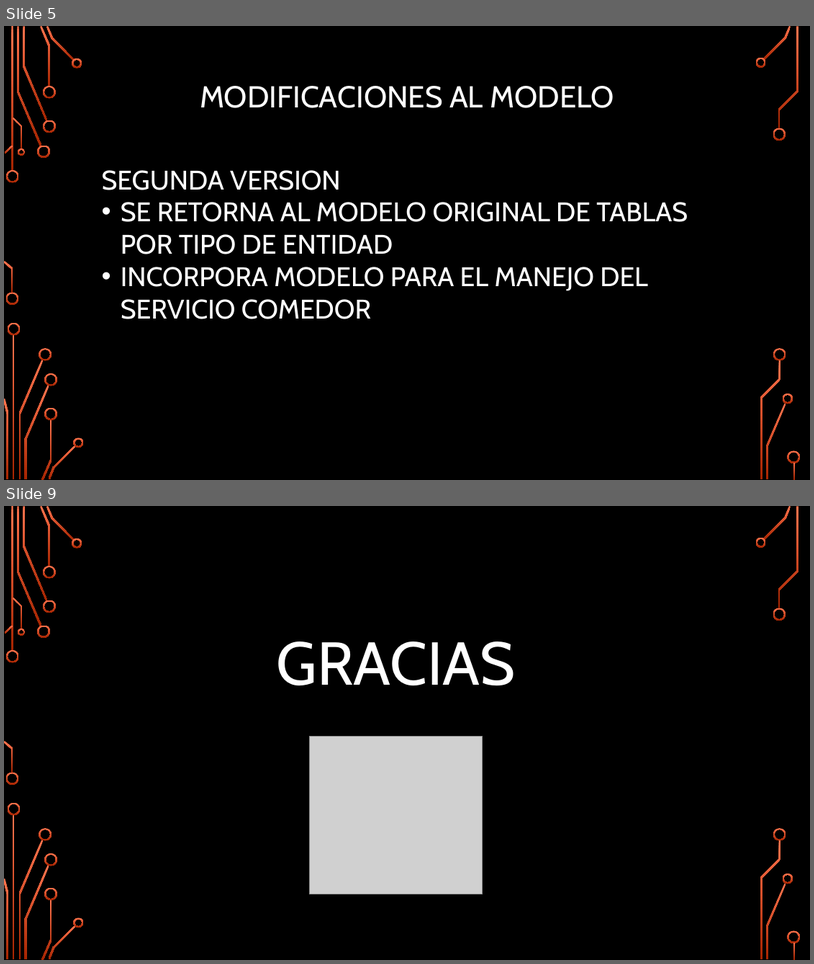
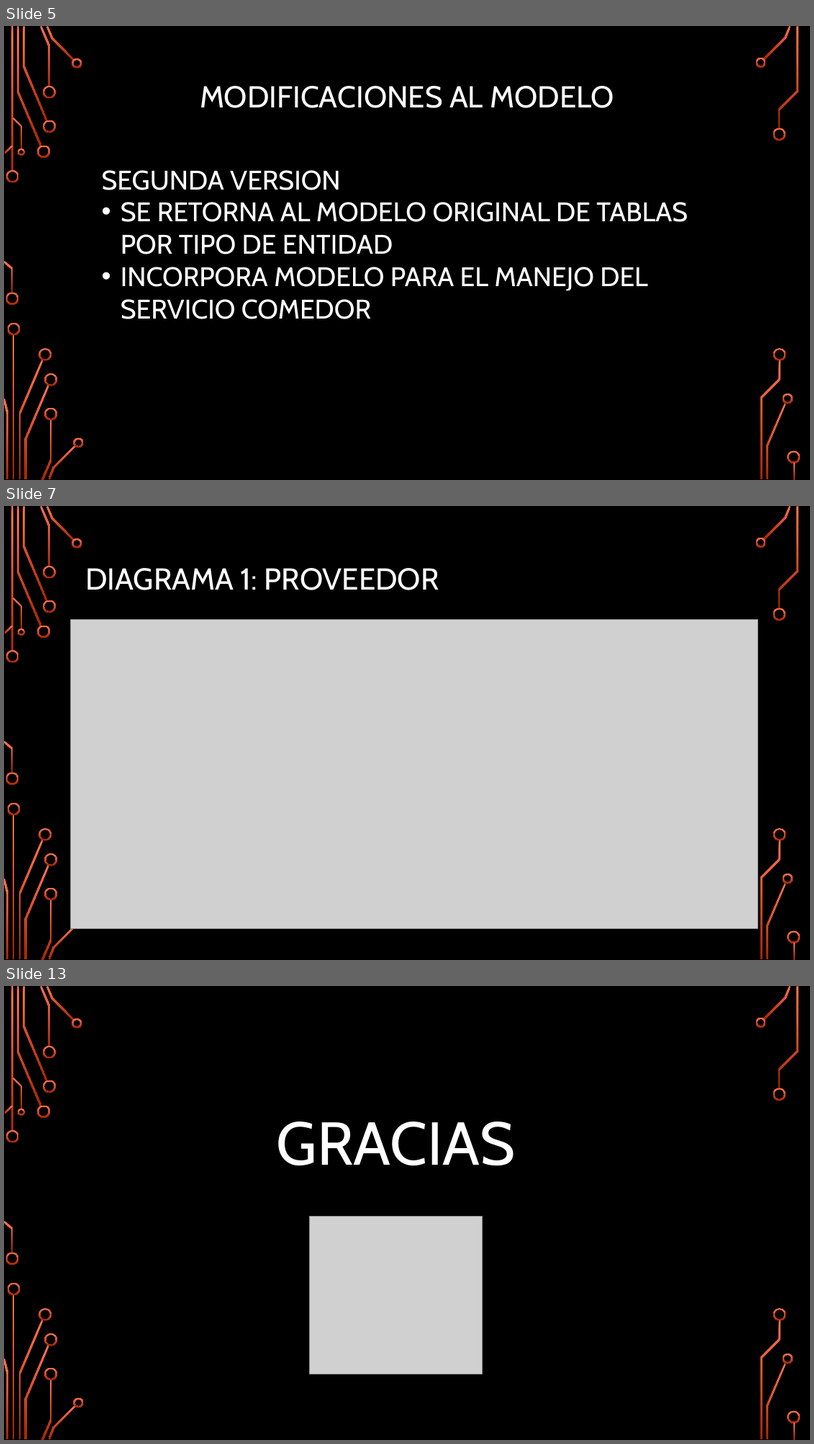
Before and after one commit to stpbrain/Portafolio2018, a slide deck: Documentacion/2 Etapa/Presentacion Etapa 2.pptx. Shown one above the other, each under a label of ours: slides 5 and 9 before the commit, slides 5, 7 and 13 after it; the slides between them are not shown. The pictures are 814x964 and 814x1444 pixels, drawn with LibreOffice and Linux fonts; fonts in the diff are those of the drawing; grey boxes stand for pictures; background and template pictures are left out. Boxes give left, top, right and bottom in pixels: in the first picture for what was removed or moved away, otherwise in the second. Text is boxed around its words. In the diff, an @@ line names an element or a change of style, - is before the commit and + after.

```diff
--- a/Documentacion/2 Etapa/Presentacion Etapa 2.pptx
+++ b/Documentacion/2 Etapa/Presentacion Etapa 2.pptx
@@ slide 7 added at [4, 506, 810, 960], background picture (left out); not listed: 36 template elements that a slide beside it also shows @@
@@ title added at [85, 568, 440, 590], 36 pt, text #FFFFFF @@
+DIAGRAMA 1: PROVEEDOR
@@ picture added at [70, 619, 759, 928] @@
@@ what was slide 9 is now slide 13 @@
```
Also in this commit, not shown: 2 slides changed, 5 other slides added, 2 slides removed.
